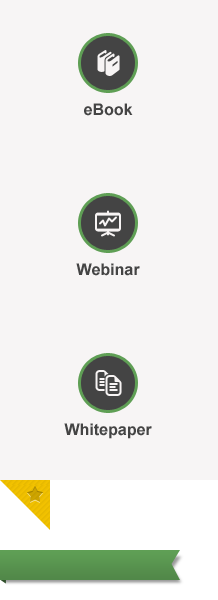
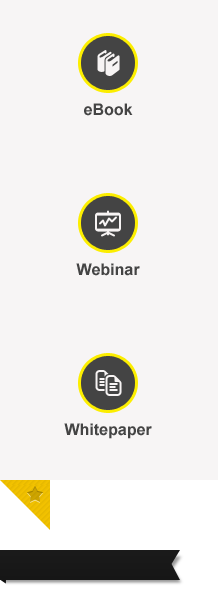
The second 218×600 image is a revision of the first. Changes to its layers:
painted on "ribbon" (2nd of 3, in "faixa" › "ribbon") over <box>0,550,180,580</box>
painted on "ribbon" (3rd of 3, in "faixa" › "ribbon") over <box>0,579,6,584</box>
